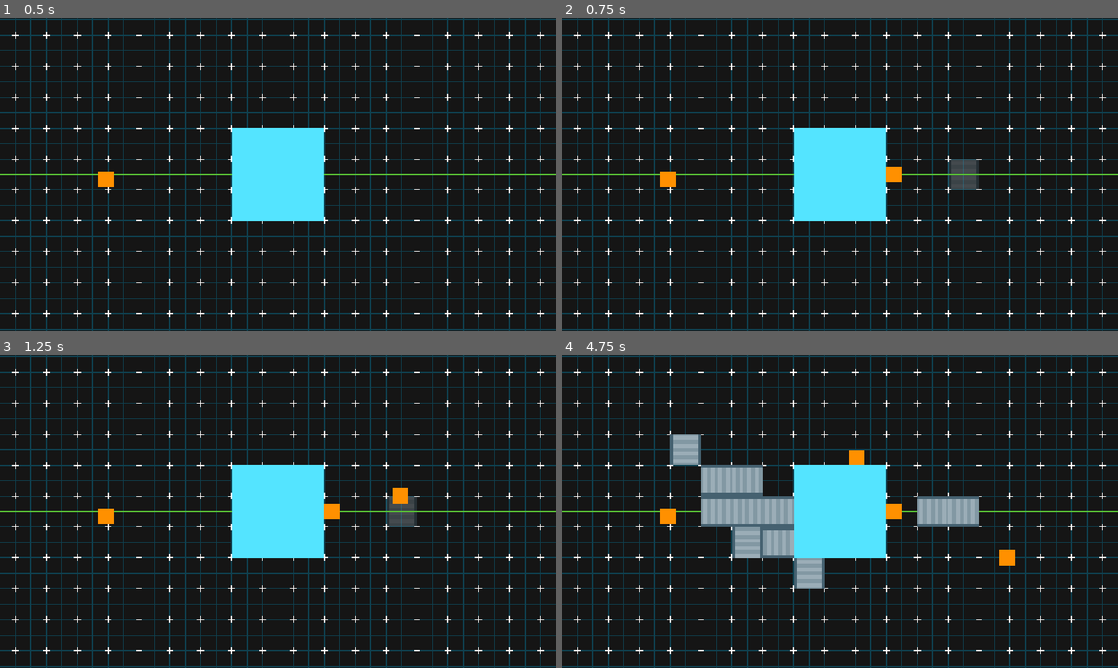
Above: before the commit, frames 1-4 (two rows, left to right).
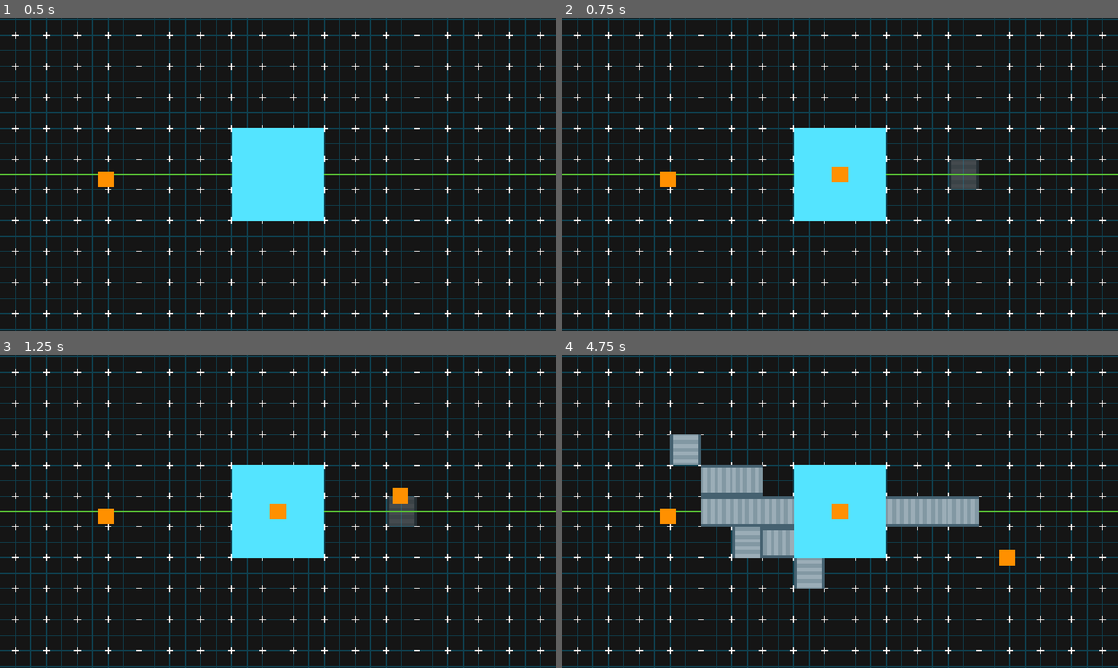
Above: after the commit, the same moments.

Repository: Justingo0/third.space-game
Game: Godot game, scene res://Scenes/test_scene.tscn
The game is run twice, just before and just after one commit, with the same random seed, the same clock (stepped at 60 frames per second) and the same inputs.
Inputs (mouse positions are in pixels of both pictures, inside the frame that each line leads up to):
- Up to frame 1 (0.5 s): no input
- Up to frame 2 (0.75 s): tap Enter (ui_accept) at 0.5 s; move the mouse to (962, 158) at 0.52 s; hold Right from 0.53 s (still down); hold Right mouse button (Delete) from 0.53 s (still down); click (962, 158) at 0.67 s
- Up to frame 3 (1.25 s): keep holding Right; keep holding Right mouse button (Delete); tap Enter (ui_accept) at 0.77 s
- Up to frame 4 (4.75 s): release Right at 1.25 s; release Right mouse button (Delete) at 1.25 s; tap Enter (ui_accept) at 1.25, 3.77 s; drag from (728, 527) to (962, 511) at 1.27 s; move the mouse to (895, 442) at 2.02 s; hold Right 2.03-2.75 s; tap Alt at 2.1 s; drag from (812, 574) to (717, 511) at 2.77 s; move the mouse to (1006, 558) at 3.52 s; hold Left 3.53-4.25 s; hold Right mouse button (Delete) 3.53-4.25 s; drag from (673, 464) to (934, 511) at 4.27 s

Frame 1 is identical in both runs. In frame 2, 0.3% of the frame differs, in the area x 48-62%, y 47-53%; in frame 3, 0.3%; in frame 4, 0.8%, in the area x 48-64%, y 30-55%.

Commit message:
Unfinished Conveyer Fix

Diff:
--- a/Scenes/conveyer.tscn
+++ /dev/null
@@ -1,48 +0,0 @@
-[gd_scene format=3 uid="uid://rbhy07an84kd"]
-
-[ext_resource type="Script" uid="uid://b55sc23lgy3qt" path="res://Scripts/conveyer.gd" id="1_84hdt"]
-[ext_resource type="Texture2D" uid="uid://bdrrjxr7btlkg" path="res://Assets/Conveyer/Conveyer1.png" id="2_aqbq5"]
-[ext_resource type="Texture2D" uid="uid://c4tdwovgc3pl7" path="res://Assets/Conveyer/Conveyer2.png" id="3_wkgrx"]
-[ext_resource type="Texture2D" uid="uid://prbr0scx5n8e" path="res://Assets/Conveyer/Conveyer3.png" id="4_nyuk5"]
-[ext_resource type="Texture2D" uid="uid://cglhb72cor8vb" path="res://Assets/Conveyer/Conveyer4.png" id="5_6mypt"]
-
-[sub_resource type="RectangleShape2D" id="RectangleShape2D_p7o00"]
-size = Vector2(52, 62)
-
-[sub_resource type="SpriteFrames" id="SpriteFrames_p7o00"]
-animations = [{
-"frames": [{
-"duration": 1.0,
-"texture": ExtResource("2_aqbq5")
-}, {
-"duration": 1.0,
-"texture": ExtResource("3_wkgrx")
-}, {
-"duration": 1.0,
-"texture": ExtResource("4_nyuk5")
-}, {
-"duration": 1.0,
-"texture": ExtResource("5_6mypt")
-}],
-"loop": 1,
-"name": &"move",
-"speed": 10.0
-}]
-
-[node name="Conveyer" type="Area2D" unique_id=1277094344 groups=["Block"]]
-script = ExtResource("1_84hdt")
-
-[node name="CollisionShape2D" type="CollisionShape2D" parent="." unique_id=309175764]
-shape = SubResource("RectangleShape2D_p7o00")
-
-[node name="Body" type="AnimatedSprite2D" parent="." unique_id=1473264716]
-texture_filter = 1
-sprite_frames = SubResource("SpriteFrames_p7o00")
-animation = &"move"
-autoplay = "move"
-frame = 2
-frame_progress = 0.76839685
-
-[connection signal="body_entered" from="." to="." method="_on_body_entered"]
-[connection signal="body_exited" from="." to="." method="_on_body_exited"]
-[connection signal="frame_changed" from="Body" to="." method="_on_body_frame_changed"]
--- /dev/null
+++ b/Scenes/conveyor.tscn
@@ -0,0 +1,50 @@
+[gd_scene format=3 uid="uid://rbhy07an84kd"]
+
+[ext_resource type="Script" uid="uid://b55sc23lgy3qt" path="res://Scripts/conveyer.gd" id="1_k37nu"]
+[ext_resource type="Texture2D" uid="uid://bdrrjxr7btlkg" path="res://Assets/Conveyer/Conveyor1.png" id="2_3glj5"]
+[ext_resource type="Texture2D" uid="uid://c4tdwovgc3pl7" path="res://Assets/Conveyer/Conveyor2.png" id="3_5xoq8"]
+[ext_resource type="Texture2D" uid="uid://prbr0scx5n8e" path="res://Assets/Conveyer/Conveyor3.png" id="4_vkl7l"]
+[ext_resource type="Texture2D" uid="uid://cglhb72cor8vb" path="res://Assets/Conveyer/Conveyor4.png" id="5_247tj"]
+
+[sub_resource type="RectangleShape2D" id="RectangleShape2D_p7o00"]
+size = Vector2(52, 62)
+
+[sub_resource type="SpriteFrames" id="SpriteFrames_p7o00"]
+animations = [{
+"frames": [{
+"duration": 1.0,
+"texture": ExtResource("2_3glj5")
+}, {
+"duration": 1.0,
+"texture": ExtResource("3_5xoq8")
+}, {
+"duration": 1.0,
+"texture": ExtResource("4_vkl7l")
+}, {
+"duration": 1.0,
+"texture": ExtResource("5_247tj")
+}],
+"loop": 1,
+"name": &"move",
+"speed": 10.0
+}]
+
+[node name="Conveyor" type="Area2D" unique_id=1277094344 groups=["Block"]]
+script = ExtResource("1_k37nu")
+
+[node name="CollisionShape2D" type="CollisionShape2D" parent="." unique_id=309175764]
+shape = SubResource("RectangleShape2D_p7o00")
+
+[node name="Body" type="AnimatedSprite2D" parent="." unique_id=1473264716]
+texture_filter = 1
+sprite_frames = SubResource("SpriteFrames_p7o00")
+animation = &"move"
+autoplay = "move"
+frame = 2
+frame_progress = 0.76839685
+
+[node name="Raycast" type="RayCast2D" parent="." unique_id=563743194]
+target_position = Vector2(0, -46)
+
+[connection signal="body_entered" from="." to="." method="_on_body_entered"]
+[connection signal="frame_changed" from="Body" to="." method="_on_body_frame_changed"]
--- a/Scenes/ore.tscn
+++ b/Scenes/ore.tscn
@@ -7,6 +7,8 @@
 
 [node name="Ore" type="CharacterBody2D" unique_id=492353068 groups=["Ore"]]
 z_index = 5
+collision_layer = 2
+collision_mask = 2
 script = ExtResource("1_b6xxr")
 
 [node name="CollisionShape2D" type="CollisionShape2D" parent="." unique_id=1146385207]
--- a/Scripts/camera.gd
+++ b/Scripts/camera.gd
@@ -9,7 +9,7 @@
 var dragging := false
 
 var building := false
-var building_object:PackedScene = preload("res://Scenes/conveyer.tscn"):
+var building_object:PackedScene = preload("res://Scenes/conveyor.tscn"):
 	set(new_object):
 		building_object = new_object
 		set_build_cursor(building_object)
--- a/Scripts/conveyer.gd
+++ b/Scripts/conveyer.gd
@@ -1,10 +1,14 @@
 extends Area2D
+
+@onready var raycast = $Raycast
 
 @export var held:bool
 
 var SPEED:float = 5000
 
-var items = []
+var item = null
+
+var next_conveyor = null
 
 func _ready() -> void:
 	$Body.frame = GameManager.conveyer_frame
@@ -14,19 +18,19 @@
 		GameManager.conveyer_frame = $Body.frame
 
 func _process(delta: float) -> void:
-	if not items.is_empty() and not held:
-		var direction = Vector2.UP.rotated(rotation)
-		for item in items:
-			item.velocity = direction * SPEED * delta
-			item.velocity.clamp(Vector2(-SPEED, -SPEED), Vector2(SPEED, SPEED))
+	if item and not held:
+		if not next_conveyor:
+			next_conveyor = raycast.get_collider()
+			print(next_conveyor)
+		if not next_conveyor: return
+		#var direction = Vector2.UP.rotated(rotation)
+		item.velocity.move_toward(next_conveyor.global_position, SPEED*delta)
+		print(item.velocity)
+		#item.velocity = direction * SPEED * delta
+		#item.velocity.clamp(Vector2(-SPEED, -SPEED), Vector2(SPEED, SPEED))
 
 func _on_body_entered(body: Node2D) -> void:
 	if body.is_in_group("Ore") and not held:
-		items.append(body)
-		items = items
-
-func _on_body_exited(body: Node2D) -> void:
-	if body.is_in_group("Ore") and not held:
-		body.velocity = Vector2.ZERO
-		items.erase(body)
-		items = items
+		if body.is_on_conveyor == false:
+			item = body
+			body.is_on_conveyor = true
--- a/Scripts/ore_scripts.gd
+++ b/Scripts/ore_scripts.gd
@@ -1,4 +1,6 @@
 extends CharacterBody2D
+
+var is_on_conveyor:bool = false
 
 func _physics_process(_delta: float) -> void:
 	move_and_slide()
Renamed: Assets/Conveyer/Conveyer1.png -> Assets/Conveyer/Conveyor1.png
Not shown, changed: Assets/Conveyer/Conveyor1.png.import
Renamed: Assets/Conveyer/Conveyer2.png -> Assets/Conveyer/Conveyor2.png
Not shown, changed: Assets/Conveyer/Conveyor2.png.import
Renamed: Assets/Conveyer/Conveyer3.png -> Assets/Conveyer/Conveyor3.png
Not shown, changed: Assets/Conveyer/Conveyor3.png.import
Renamed: Assets/Conveyer/Conveyer4.png -> Assets/Conveyer/Conveyor4.png
Not shown, changed: Assets/Conveyer/Conveyor4.png.import
